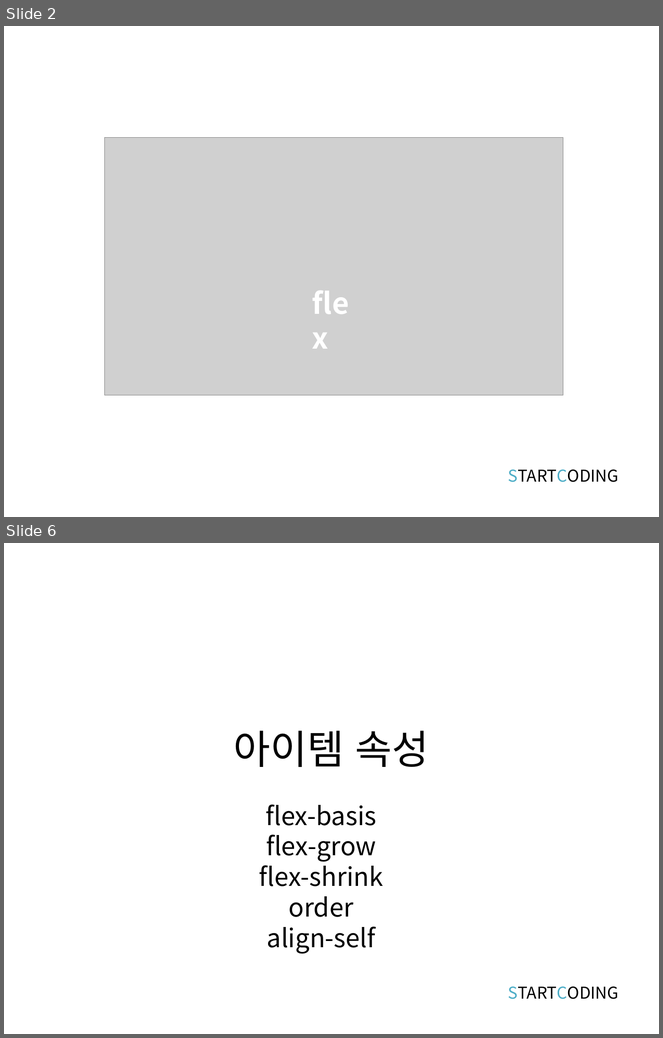
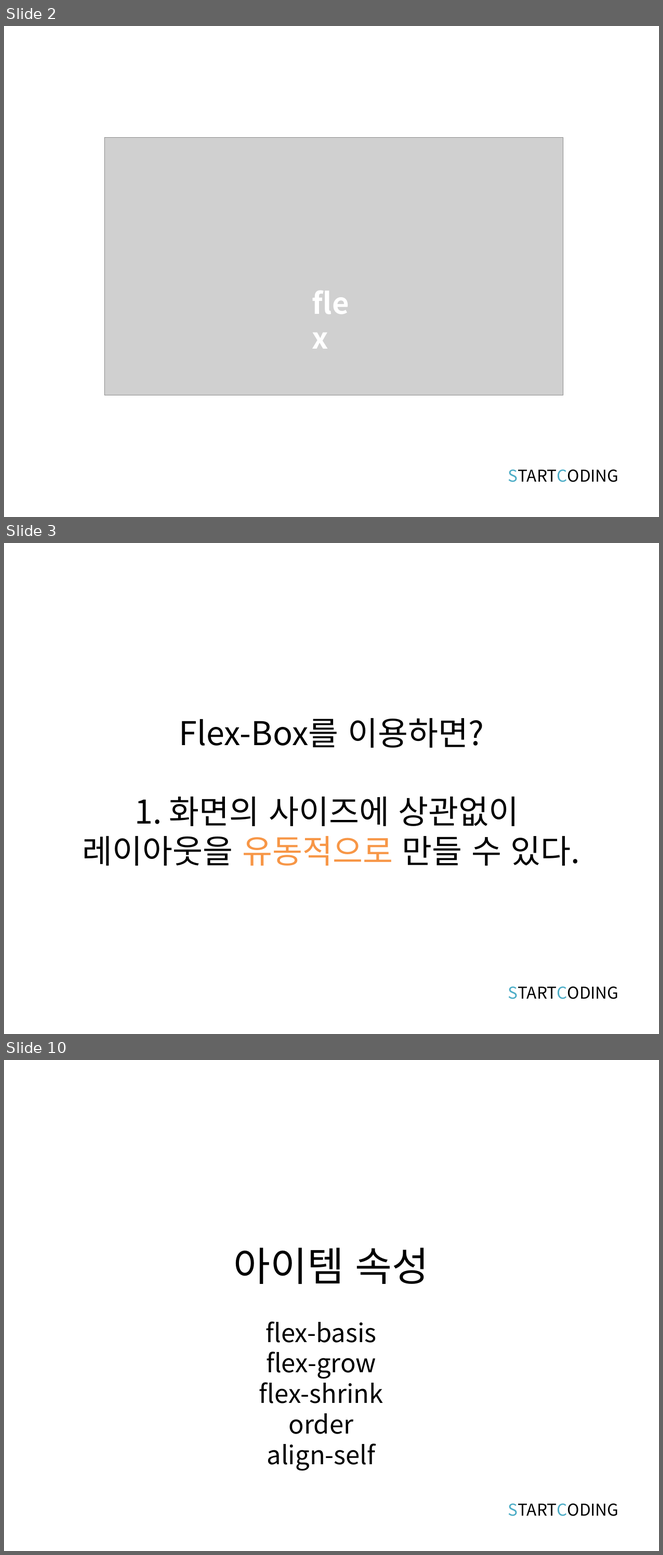
Before and after one commit to kwonkijun/web, a slide deck: 프론트엔드기초(PPT)/CSS3 8강_CSS 플렉스박스 레이아웃.pptx. Shown one above the other, each under a label of ours: slides 2 and 6 before the commit, slides 2, 3 and 10 after it; the slides between them are not shown. The pictures are 663x1038 and 663x1555 pixels, drawn with LibreOffice and Linux fonts; fonts in the diff are those of the drawing; grey boxes stand for pictures. Boxes give left, top, right and bottom in pixels: in the first picture for what was removed or moved away, otherwise in the second. Text is boxed around its words. In the diff, an @@ line names an element or a change of style, - is before the commit and + after.

```diff
--- a/프론트엔드기초(PPT)/CSS3 8강_CSS 플렉스박스 레이아웃.pptx
+++ b/프론트엔드기초(PPT)/CSS3 8강_CSS 플렉스박스 레이아웃.pptx
@@ slide 3 added at (4,543,659,1034), background #FFFFFF @@
@@ text added at (83,718,580,866), 36 pt, text #000000 @@
+Flex-Box를 이용하면?
+1. 화면의 사이즈에 상관없이
+레이아웃을 유동적으로 만들 수 있다.
@@ text added at (508,987,619,1000), 18 pt, text #000000 @@
+STARTCODING
@@ what was slide 6 is now slide 10 @@
```
Also in this commit, not shown: 5 slides changed, 5 other slides added, 1 slide removed, 1 other file.
